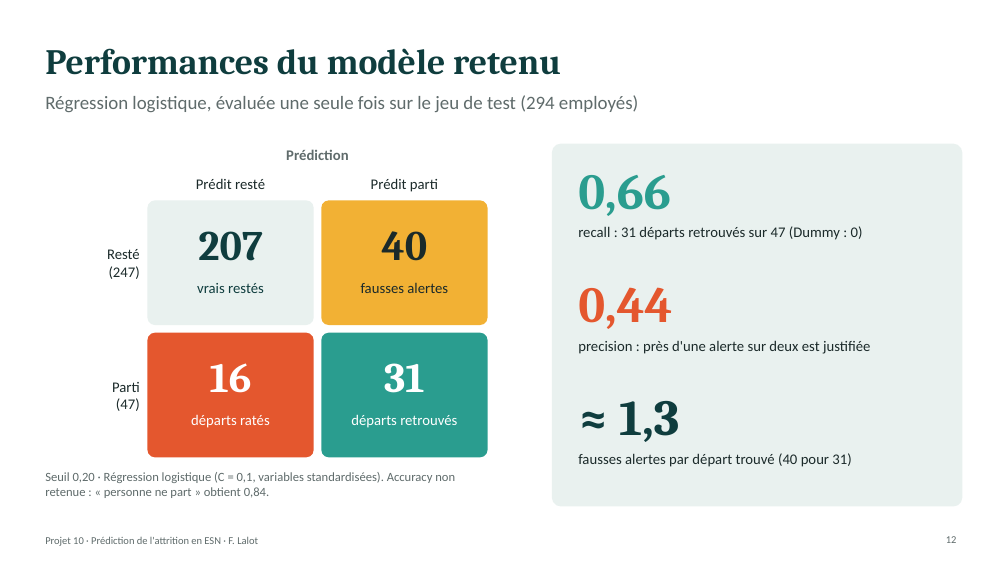
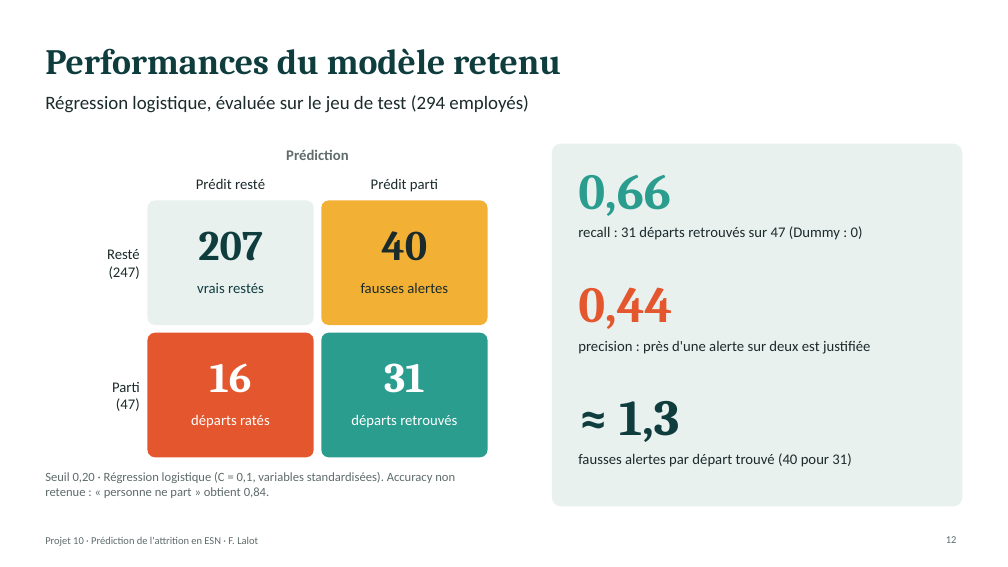
Before and after one commit to florent-lalot/projet10-attrition-esn, a slide deck: slide 12 of Soutenance_Projet10_Attrition_ESN.pptx. Drawn at 1008x567 pixels with LibreOffice and Linux fonts; fonts in the diff are those of the drawing. Boxes give left, top, right and bottom in pixels: in the first picture for what was removed or moved away, otherwise in the second. Text is boxed around its words. In the diff, an @@ line names an element or a change of style, - is before the commit and + after.

Commit message:
Corrections suite au retour du mentor : scipy, histogrammes, courbe précision-rappel, écarts-types, second scatter SHAP, formulation sur le jeu de test

```diff
--- a/Soutenance_Projet10_Attrition_ESN.pptx
+++ b/Soutenance_Projet10_Attrition_ESN.pptx
@@ text at (x1=45, y1=95, x2=528, y2=113): text changed; text colour #5F6B6B to #1B2A2A @@
-Régression logistique, évaluée une seule fois sur le jeu de test (294 employés)
+Régression logistique, évaluée sur le jeu de test (294 employés)
```
Also in this commit, not shown: 1 other slide changed, 4 other files.
